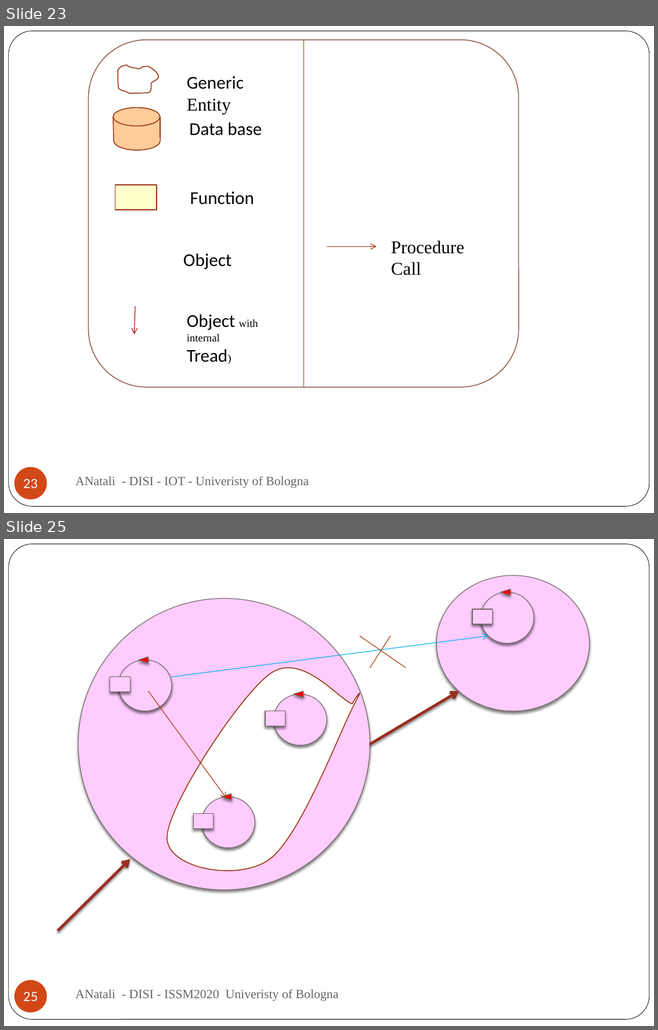
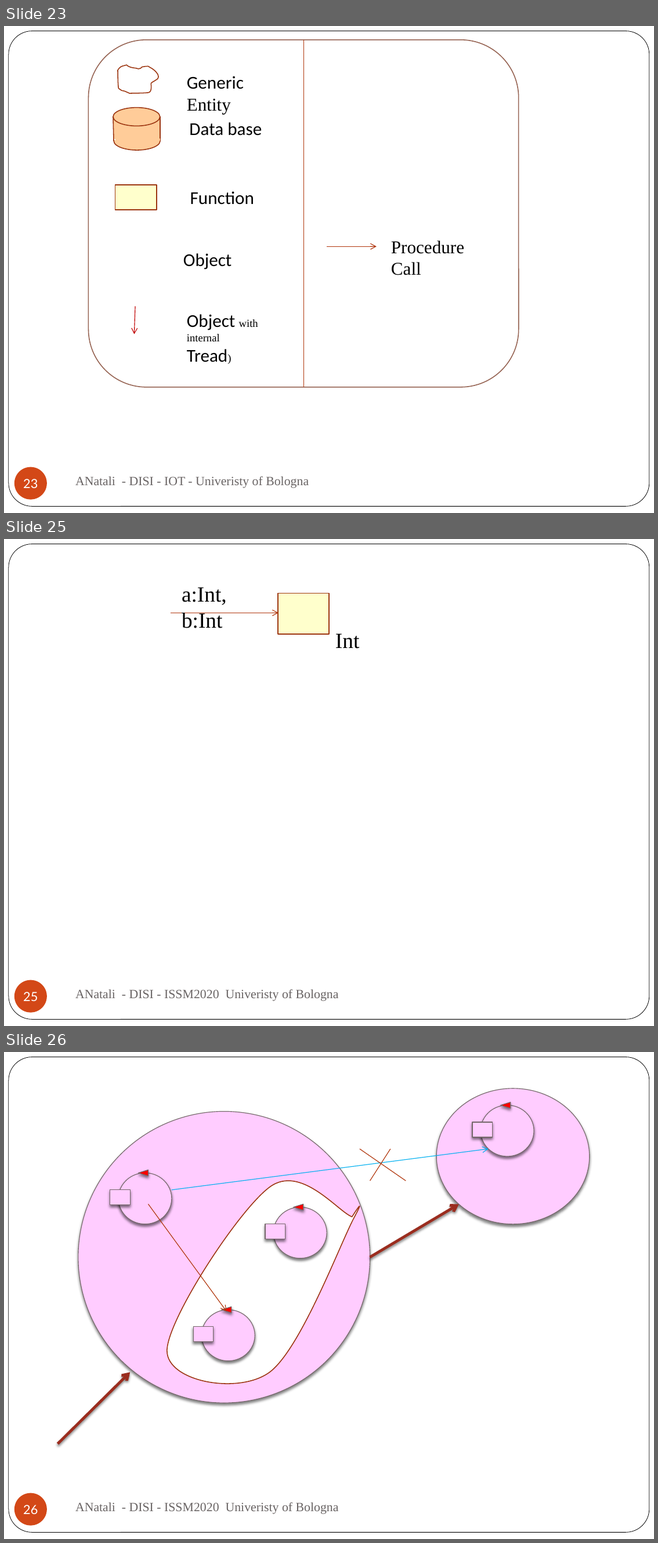
Before and after one commit to anatali/iss2020LabBo, a slide deck: it.unibo.issLabStart/userDocs/ISSM2020.pptx. Shown one above the other, each under a label of ours: slides 23 and 25 before the commit, slides 23, 25 and 26 after it; the slides between them are not shown. The pictures are 658x1030 and 658x1543 pixels, drawn with LibreOffice and Linux fonts; fonts in the diff are those of the drawing; background and template pictures are left out. Boxes give left, top, right and bottom in pixels: in the first picture for what was removed or moved away, otherwise in the second. Text is boxed around its words. In the diff, an @@ line names an element or a change of style, - is before the commit and + after.

```diff
--- a/it.unibo.issLabStart/userDocs/ISSM2020.pptx
+++ b/it.unibo.issLabStart/userDocs/ISSM2020.pptx
@@ slide 25 added at (x1=4, y1=539, x2=654, y2=1026), background #FFFFFF; not listed: 1 template element that a slide beside it also shows @@
@@ text added at (x1=181, y1=587, x2=227, y2=628), 24 pt, text #000000 @@
+a:Int, b:Int
@@ rectangle added at (x1=278, y1=594, x2=329, y2=635), fill #FFFFCC, outline #9C3511 1 pt @@
@@ arrow added from (170, 613) to (278, 613), #B1360B 0.75 pt @@
@@ text added at (x1=335, y1=634, x2=359, y2=649), 24 pt, text #000000 @@
+Int
@@ page number added at (x1=14, y1=980, x2=47, y2=1012), fill #D34817, 14 pt, text #FFFFFF @@
+25
@@ text added at (x1=75, y1=989, x2=339, y2=1001), 14 pt, text #696464 @@
+ANatali - DISI - ISSM2020 Univeristy of Bologna
@@ what was slide 25 is now slide 26 @@
@@ page number at (x1=23, y1=1505, x2=38, y2=1514): text changed @@
-25
+26
```
Also in this commit, not shown: 1 slide changed, 7 other files.
